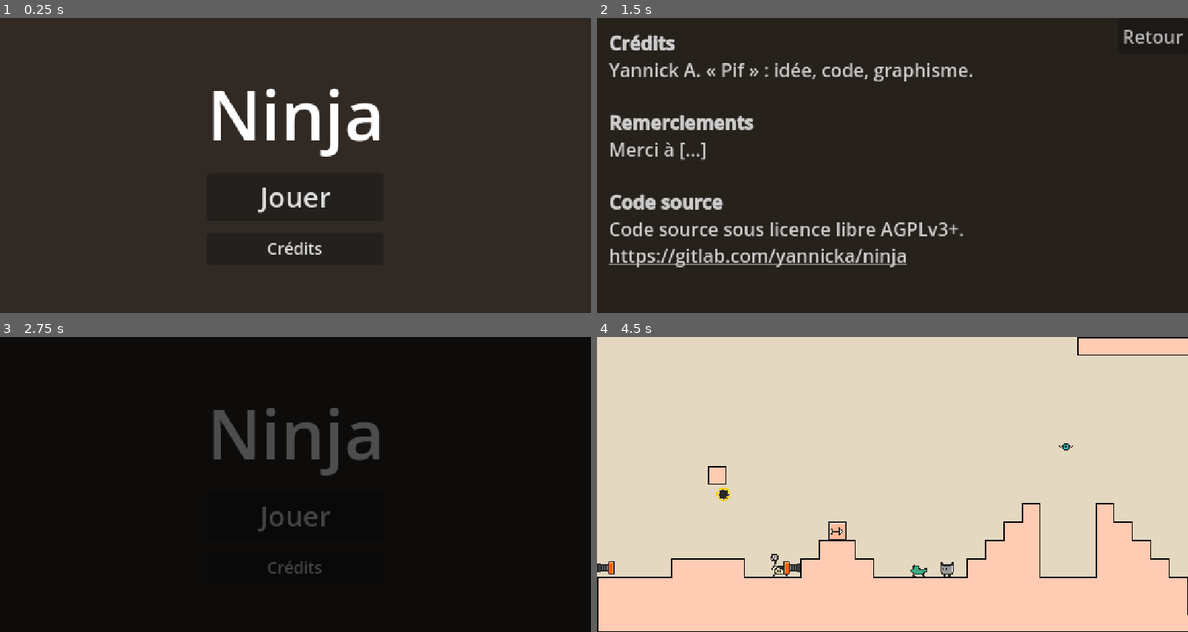
Above: before the commit, frames 1-4 (two rows, left to right).
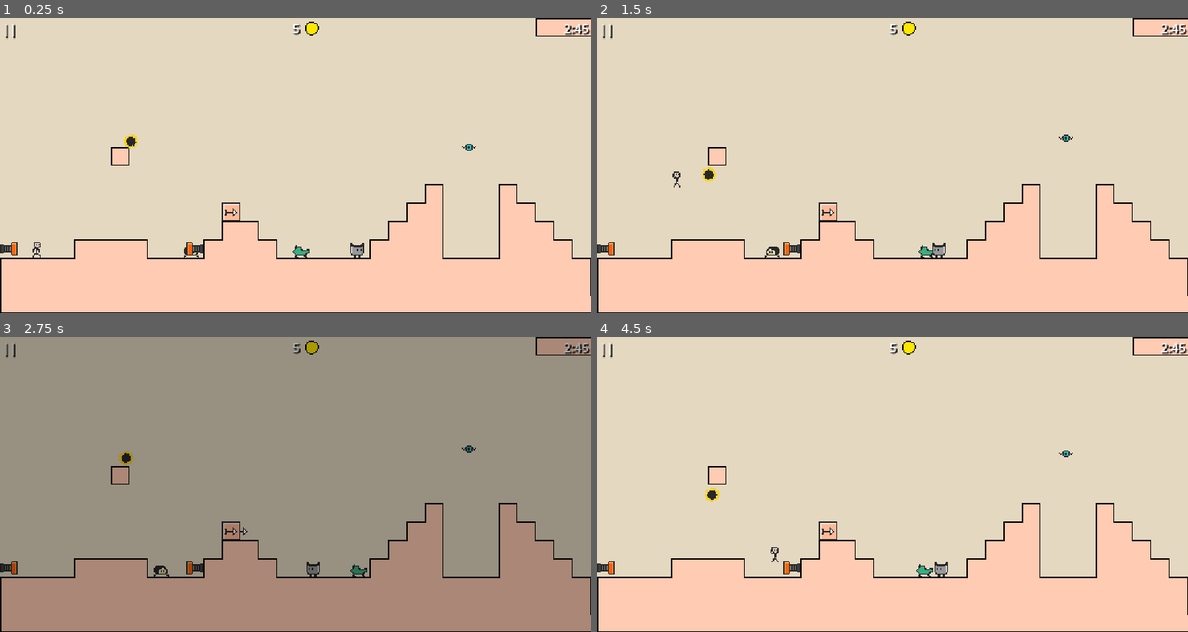
Above: after the commit, the same moments.

Repository: yannicka/ninja
Game: Godot game, scene res://src/Scenes/Game.tscn
Same seed, same stepped clock (60 frames per second), same inputs: the game is played once before the commit and once after it. Before the commit the project starts from res://src/Scenes/MainMenu.tscn.
Inputs (mouse positions are in pixels of both pictures, inside the frame that each line leads up to):
- Up to frame 1 (0.25 s): no input
- Up to frame 2 (1.5 s): click (892, 248) at 0.5 s, where only the run before the commit has a clickable "Crédits"; move the mouse to (1022, 150) at 1.27 s; hold Up (ui_up) from 1.28 s (still down); hold Space (space) from 1.28 s (still down); click (1022, 150) at 1.42 s
- Up to frame 3 (2.75 s): release Up (ui_up) at 2 s; release Space (space) at 2 s; click (555, 354) at 2 s, where only the run before the commit has a clickable "Retour"
- Up to frame 4 (4.5 s): click (892, 516) at 2.75 s, where only the run before the commit has a clickable "Jouer"; move the mouse to (774, 499) at 3.52 s; hold Up (ui_up) 3.53-4.28 s; tap Space (space) at 3.6 s; move the mouse to (951, 419) at 4.27 s; hold Space (space) from 4.28 s (still down)

The runs differ from the first frame. In frame 1, 100% of the frame differs, in the area x 0-100%, y 0-100%; in frame 2, 98%; in frame 3, 98%; in frame 4, 1.6%.

Commit message:
Première interface en jeu

Diff:
--- a/project.godot
+++ b/project.godot
@@ -11,7 +11,7 @@
 [application]
 
 config/name="Ninja"
-run/main_scene="res://src/Scenes/MainMenu.tscn"
+run/main_scene="res://src/Scenes/Game.tscn"
 config/features=PackedStringArray("4.0")
 config/icon="res://icon.svg"
 
--- a/src/Levels/Level1.tscn
+++ b/src/Levels/Level1.tscn
@@ -15,13 +15,13 @@
 
 [node name="Tiles" parent="." instance=ExtResource("1_6xxgk")]
 position = Vector2(128, 96)
-layer_0/tile_data = PackedInt32Array(655352, 0, 2, 655353, 6 …(3337 unchanged characters)… 173, 65536, 3, -393174, 65536, 3, -393176, 65536, 3, -393175, 65536, 3, -393177, 65536, 3, -393178, 65536, 3, -393179, 65536, 3, -393180, 65536, 3, -393181, 65536, 3, -393182, 65536, 3, -393183, 65536, 3, -393184, 65536, 3, -393185, 65536, 3, -393186, 65536, 3, -393187, 65536, 3, -393188, 65536, 3, -393189, 65536, 3, -393190, 65536, 3, -393191, 65536, 3, -393192, 65536, 3, -393193, 65536, 3, -393194, 65536, 3, -393195, 65536, 3, -393196, 65536, 3, -393197, 65536, 3, -393198, 0, 3)
+layer_0/tile_data = PackedInt32Array(655352, 0, 2, 655353, 6 …(3337 unchanged characters)… 173, 65536, 3, -393174, 65536, 3, -393175, 65536, 3, -393176, 65536, 3, -393177, 65536, 3, -393178, 65536, 3, -393179, 65536, 3, -393180, 65536, 3, -393181, 65536, 3, -393182, 65536, 3, -393183, 65536, 3, -393184, 65536, 3, -393185, 65536, 3, -393186, 65536, 3, -393187, 65536, 3, -393188, 65536, 3, -393189, 65536, 3, -393190, 65536, 3, -393191, 65536, 3, -393192, 65536, 3, -393193, 65536, 3, -393194, 65536, 3, -393195, 0, 3)
 
 [node name="Player" parent="." instance=ExtResource("2_cer1g")]
 position = Vector2(32, 200)
 
 [node name="ArrowShotter" parent="." instance=ExtResource("3_0hbp6")]
-position = Vector2(208, 168)
+position = Vector2(200, 168)
 
 [node name="ElectricBall" parent="." instance=ExtResource("4_qlfl8")]
 position = Vector2(104, 104)
--- a/src/Scenes/Credits.tscn
+++ b/src/Scenes/Credits.tscn
@@ -13,7 +13,6 @@
 script = ExtResource("1_dmmgt")
 
 [node name="ColorRect" type="ColorRect" parent="."]
-layout_mode = 1
 anchors_preset = 15
 anchor_right = 1.0
 anchor_bottom = 1.0
@@ -22,7 +21,6 @@
 color = Color(0.192157, 0.160784, 0.137255, 1)
 
 [node name="MarginContainer" type="MarginContainer" parent="."]
-layout_mode = 1
 anchors_preset = 15
 anchor_right = 1.0
 anchor_bottom = 1.0
@@ -35,7 +33,6 @@
 theme_override_constants/margin_bottom = 10
 
 [node name="RichTextLabel" type="RichTextLabel" parent="MarginContainer"]
-layout_mode = 2
 offset_left = 10.0
 offset_top = 10.0
 offset_right = 502.0
@@ -52,7 +49,6 @@
 [url]https://gitlab.com/yannicka/ninja[/url]"
 
 [node name="BackButton" type="Button" parent="."]
-layout_mode = 1
 anchors_preset = 1
 anchor_left = 1.0
 anchor_right = 1.0
--- a/src/Scenes/Game.tscn
+++ b/src/Scenes/Game.tscn
@@ -1,9 +1,74 @@
-[gd_scene load_steps=3 format=3 uid="uid://bd6u04topve1x"]
+[gd_scene load_steps=4 format=3 uid="uid://bd6u04topve1x"]
 
 [ext_resource type="Script" path="res://src/Scenes/Game.gd" id="1_knod3"]
 [ext_resource type="PackedScene" uid="uid://d3a8ix3a4x7ew" path="res://src/Levels/Level1.tscn" id="2_i20mq"]
+[ext_resource type="Texture2D" uid="uid://j05twmx0bxdi" path="res://assets/coin.png" id="3_vur6n"]
 
 [node name="Game" type="Node2D"]
 script = ExtResource("1_knod3")
 
 [node name="Level1" parent="." instance=ExtResource("2_i20mq")]
+
+[node name="CanvasLayer" type="CanvasLayer" parent="."]
+
+[node name="HBoxContainer" type="HBoxContainer" parent="CanvasLayer"]
+anchors_preset = 10
+anchor_right = 1.0
+offset_bottom = 19.0
+grow_horizontal = 2
+
+[node name="MarginContainer1" type="MarginContainer" parent="CanvasLayer/HBoxContainer"]
+layout_mode = 2
+offset_right = 15.0
+offset_bottom = 19.0
+size_flags_horizontal = 2
+theme_override_constants/margin_left = 2
+
+[node name="Label" type="Label" parent="CanvasLayer/HBoxContainer/MarginContainer1"]
+layout_mode = 2
+offset_left = 2.0
+offset_right = 15.0
+offset_bottom = 19.0
+theme_override_colors/font_color = Color(1, 1, 1, 1)
+theme_override_colors/font_shadow_color = Color(0, 0, 0, 1)
+theme_override_font_sizes/font_size = 11
+text = "||"
+
+[node name="MarginContainer2" type="MarginContainer" parent="CanvasLayer/HBoxContainer"]
+layout_mode = 2
+offset_left = 251.0
+offset_right = 260.0
+offset_bottom = 19.0
+size_flags_horizontal = 6
+theme_override_constants/margin_left = 2
+
+[node name="Sprite2D" type="Sprite2D" parent="CanvasLayer/HBoxContainer/MarginContainer2"]
+position = Vector2(19, 9)
+texture = ExtResource("3_vur6n")
+
+[node name="Label" type="Label" parent="CanvasLayer/HBoxContainer/MarginContainer2"]
+layout_mode = 2
+offset_left = 2.0
+offset_right = 9.0
+offset_bottom = 19.0
+theme_override_colors/font_color = Color(1, 1, 1, 1)
+theme_override_colors/font_shadow_color = Color(0, 0, 0, 1)
+theme_override_font_sizes/font_size = 11
+text = "5"
+
+[node name="MarginContainer3" type="MarginContainer" parent="CanvasLayer/HBoxContainer"]
+layout_mode = 2
+offset_left = 488.0
+offset_right = 512.0
+offset_bottom = 19.0
+size_flags_horizontal = 10
+theme_override_constants/margin_right = 2
+
+[node name="Label" type="Label" parent="CanvasLayer/HBoxContainer/MarginContainer3"]
+layout_mode = 2
+offset_right = 22.0
+offset_bottom = 19.0
+theme_override_colors/font_color = Color(1, 1, 1, 1)
+theme_override_colors/font_shadow_color = Color(0, 0, 0, 1)
+theme_override_font_sizes/font_size = 11
+text = "2:45"
--- a/src/Scenes/TransitionScene.tscn
+++ b/src/Scenes/TransitionScene.tscn
@@ -57,7 +57,7 @@
 }
 
 [node name="CanvasLayer" type="CanvasLayer"]
-layer = 0
+layer = 100
 script = ExtResource("1_ull13")
 
 [node name="ColorRect" type="ColorRect" parent="."]
Binary file added: assets/coin.png
Not shown, added: assets/coin.png.import
Not shown, changed: export_presets.cfg
Not shown, added: assets/coin.kra
